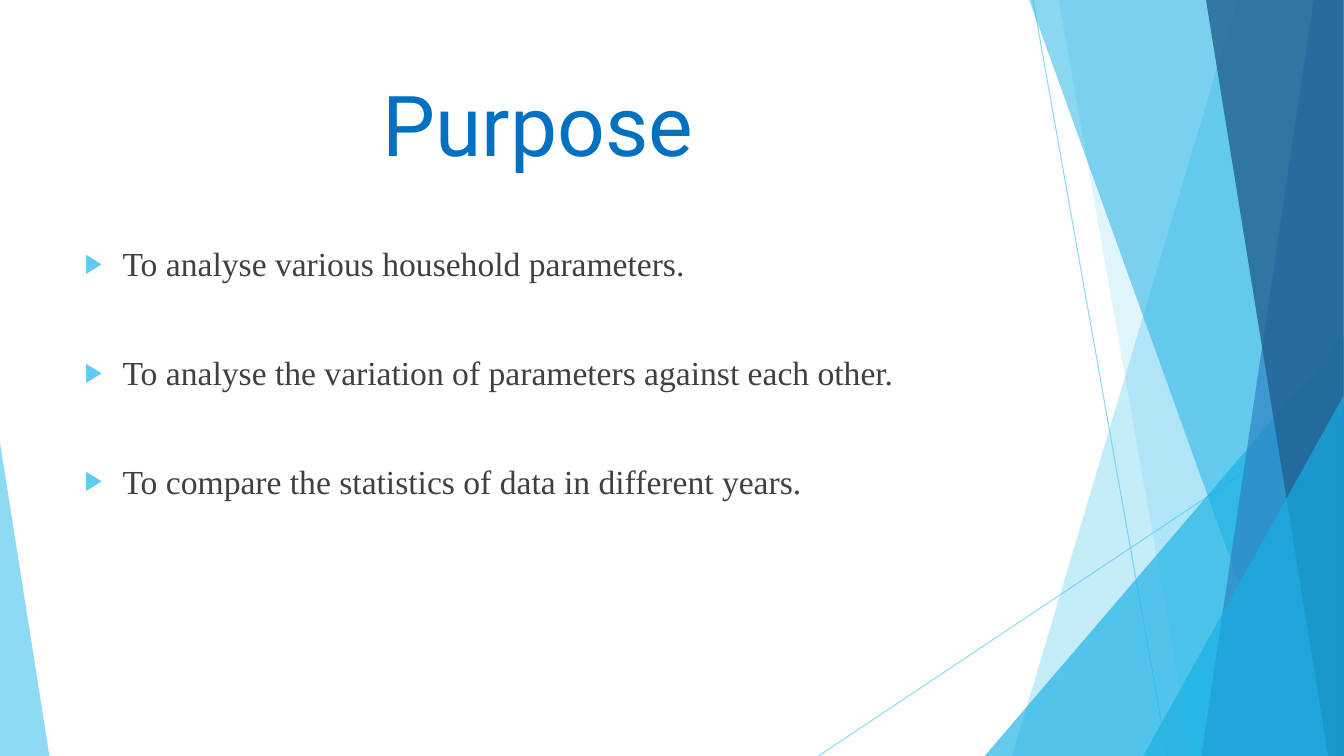
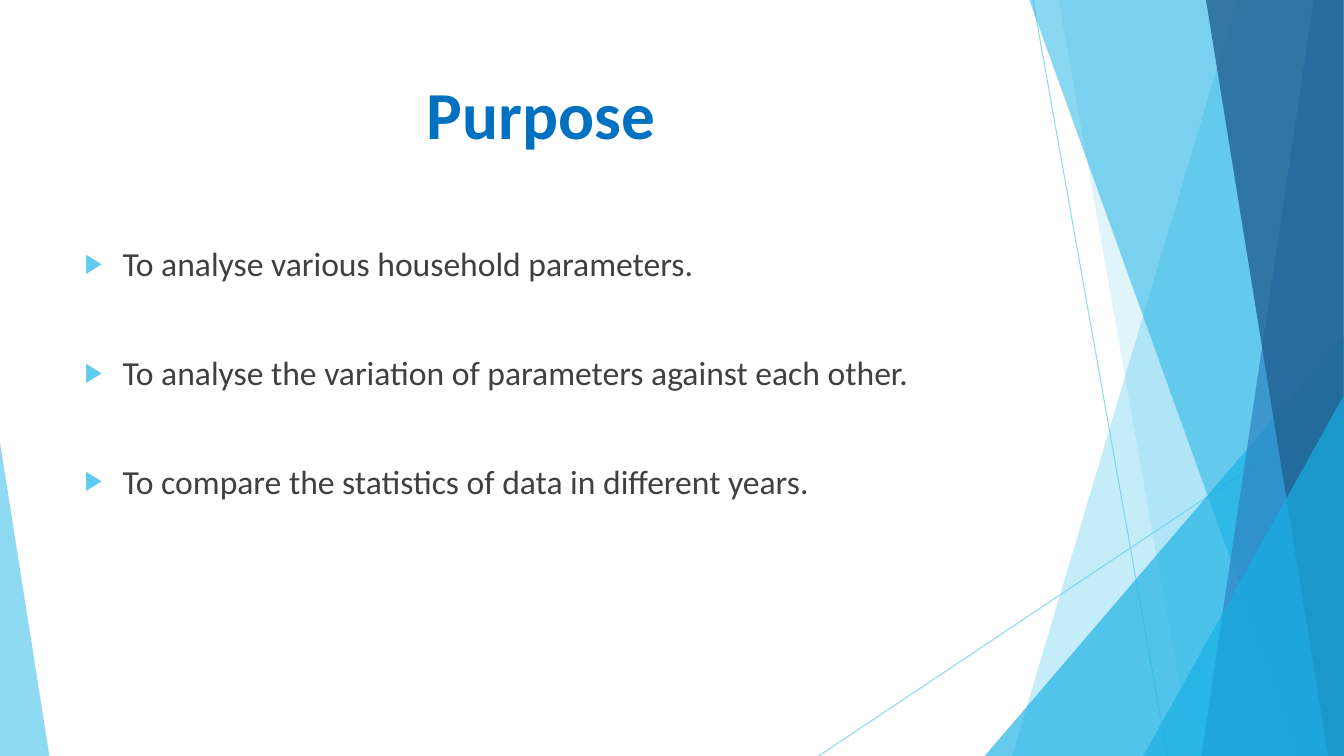
Before and after one commit to theshubhamp-zz/HAD, a slide deck: slide 2 of docs/HAD project.pptx. Drawn at 1344x756 pixels with LibreOffice and Linux fonts; fonts in the diff are those of the drawing. Boxes give left, top, right and bottom in pixels: in the first picture for what was removed or moved away, otherwise in the second. Text is boxed around its words. In the diff, an @@ line names an element or a change of style, - is before the commit and + after.

```diff
--- a/docs/HAD project.pptx
+++ b/docs/HAD project.pptx
@@ title "Purpose" at (427,95,655,150): size 60 to 48 pt, font Roboto to Calibri, bold on @@
@@ text "To analyse various household parameters." at (123,252,908,500): font Times New Roman to Calibri @@
```
Also in this commit, not shown: 11 other slides changed, 5 slides added, 1 slide removed.
